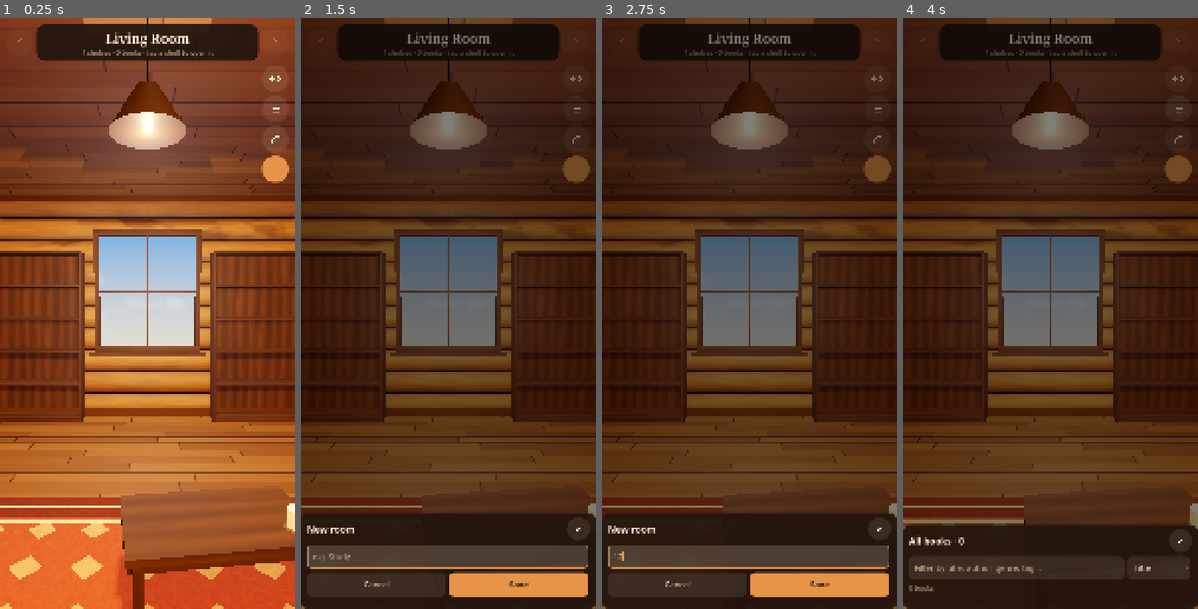
Above: before the commit, frames 1-4 (left to right).
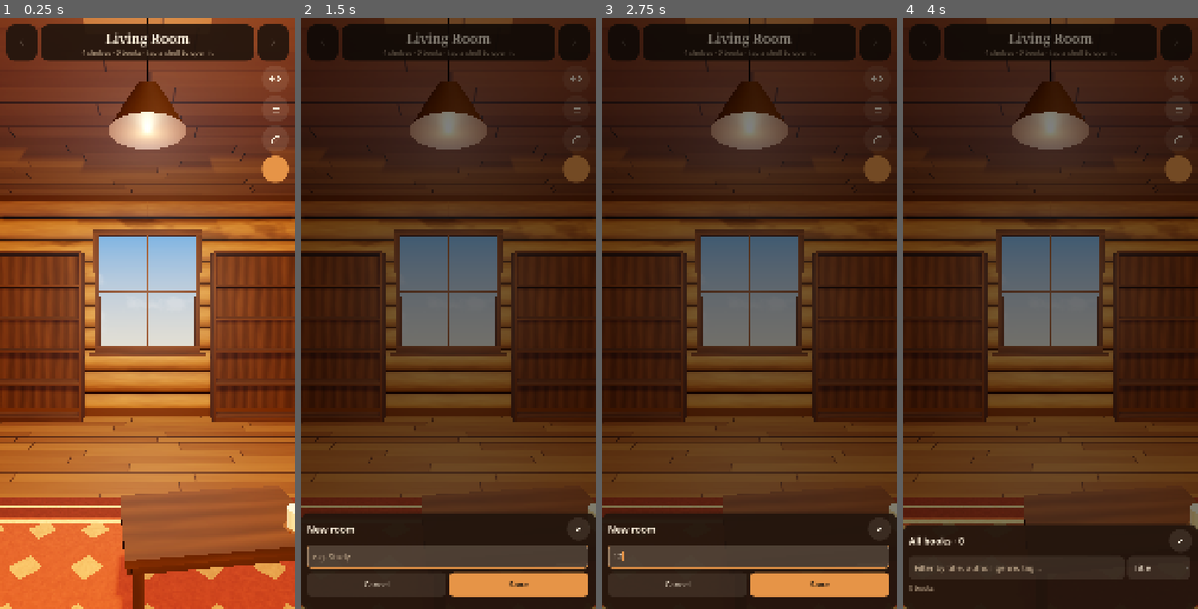
Above: after the commit, the same moments.

Repository: TheGoobsy/shelfcontrol
Game: Godot game, scene res://scenes/main.tscn
The game is run twice, just before and just after one commit, with the same random seed, the same clock (stepped at 60 frames per second) and the same inputs.
Inputs (mouse positions are in pixels of both pictures, inside the frame that each line leads up to):
- Up to frame 1 (0.25 s): no input
- Up to frame 2 (1.5 s): click (448, 41) at 0.52 s; click "+ New room" at 1.25 s
- Up to frame 3 (2.75 s): click (749, 555) at 2.02 s; type "12" at 2.1 s
- Up to frame 4 (4 s): click (1177, 77) at 2.77 s; click (1177, 106) at 3.52 s

The runs differ from the first frame. In frame 1, 1.4% of the frame differs, in the area x 2-98%, y 1-8%; in frame 2, 1.3%; in frame 3, 1.3%; in frame 4, 1.3%.

Commit message:
Top arrows styled as title-bar panels: same colour, radius and height
Co-Authored-By: Claude Fable 5.1 <noreply@anthropic.com>

Diff:
--- a/scripts/ui/hud.gd
+++ b/scripts/ui/hud.gd
@@ -152,6 +152,18 @@
 	th.set_stylebox("disabled", "IconButton", _flat(Color(f.r, f.g, f.b, 0.03), 44, Vector2(0, 0)))
 	th.set_font_size("font_size", "IconButton", 46)
 
+	# top-bar arrows: same panel colour and radius as the title bar
+	th.set_type_variation("BarIconButton", "Button")
+	th.set_stylebox("normal", "BarIconButton", _flat(bg(), 30, Vector2(0, 0)))
+	th.set_stylebox("hover", "BarIconButton", _flat(bg().lightened(0.06), 30, Vector2(0, 0)))
+	th.set_stylebox("pressed", "BarIconButton", _flat(bg().lightened(0.14), 30, Vector2(0, 0)))
+	th.set_stylebox("disabled", "BarIconButton", _flat(bg(), 30, Vector2(0, 0)))
+	th.set_stylebox("focus", "BarIconButton", empty)
+	th.set_color("icon_normal_color", "BarIconButton", f)
+	th.set_color("icon_hover_color", "BarIconButton", f)
+	th.set_color("icon_pressed_color", "BarIconButton", f)
+	th.set_color("icon_focus_color", "BarIconButton", f)
+	th.set_color("icon_disabled_color", "BarIconButton", Color(f.r, f.g, f.b, 0.3))
 	th.set_type_variation("AccentIconButton", "Button")
 	th.set_stylebox("normal", "AccentIconButton", _flat(a, 44, Vector2(0, 0)))
 	th.set_stylebox("hover", "AccentIconButton", _flat(a.lightened(0.08), 44, Vector2(0, 0)))
@@ -279,14 +291,15 @@
 	_bottom_inset = bottom_inset
 	top_bar.offset_top = top_inset + 24
 	top_bar.offset_bottom = top_inset + 24
-	top_bar.offset_left = 24 + 96 + 14
-	top_bar.offset_right = -(24 + 96 + 14)
+	# arrows are panels of the same height as the title bar, standing beside it
 	var bar_h := top_bar.get_combined_minimum_size().y
-	var arrow_y := top_inset + 24 + (bar_h - 96.0) / 2.0
-	top_prev.position = Vector2(24, arrow_y)
-	top_prev.size = Vector2(96, 96)
-	top_next.position = Vector2(canvas_size.x - 24 - 96, arrow_y)
-	top_next.size = Vector2(96, 96)
+	var arrow_w := 112.0
+	top_bar.offset_left = 24 + arrow_w + 14
+	top_bar.offset_right = -(24 + arrow_w + 14)
+	top_prev.position = Vector2(24, top_inset + 24)
+	top_prev.size = Vector2(arrow_w, bar_h)
+	top_next.position = Vector2(canvas_size.x - 24 - arrow_w, top_inset + 24)
+	top_next.size = Vector2(arrow_w, bar_h)
 	bottom_bar.offset_bottom = -(bottom_inset + 24)
 	bottom_bar.offset_right = -(24 + 108 + 16) if mode_shelf else -24
 	back_btn.offset_bottom = -(bottom_inset + 24)
@@ -329,9 +342,11 @@
 	vb.add_child(sub_lbl)
 	# arrow buttons standing left and right of the title panel (positioned in _layout)
 	top_prev = _icon_button("res://icons/chevron_left.svg", 44)
+	top_prev.theme_type_variation = "BarIconButton"
 	top_prev.pressed.connect(func(): prev_pressed.emit())
 	root.add_child(top_prev)
 	top_next = _icon_button("res://icons/chevron_right.svg", 44)
+	top_next.theme_type_variation = "BarIconButton"
 	top_next.pressed.connect(func(): next_pressed.emit())
 	root.add_child(top_next)
 	# the same navigation again as bare chevrons at mid-height on the screen edges
